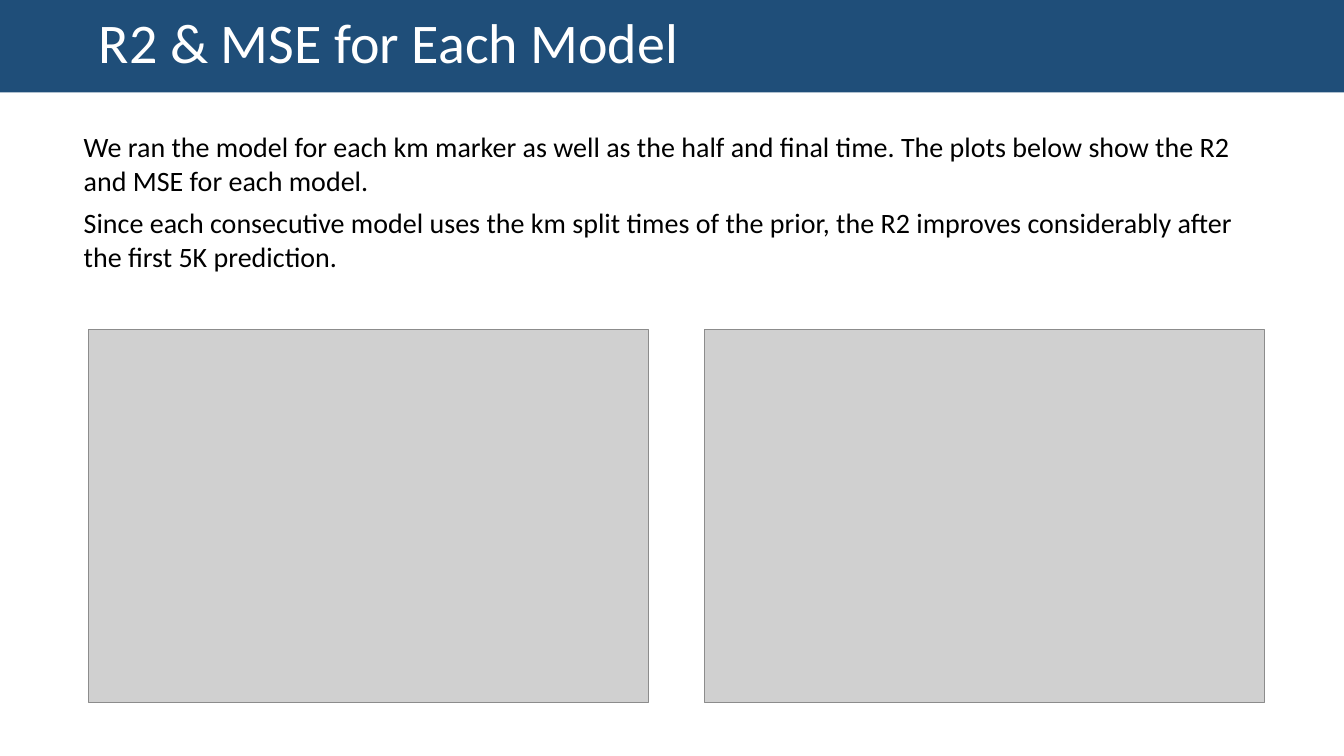
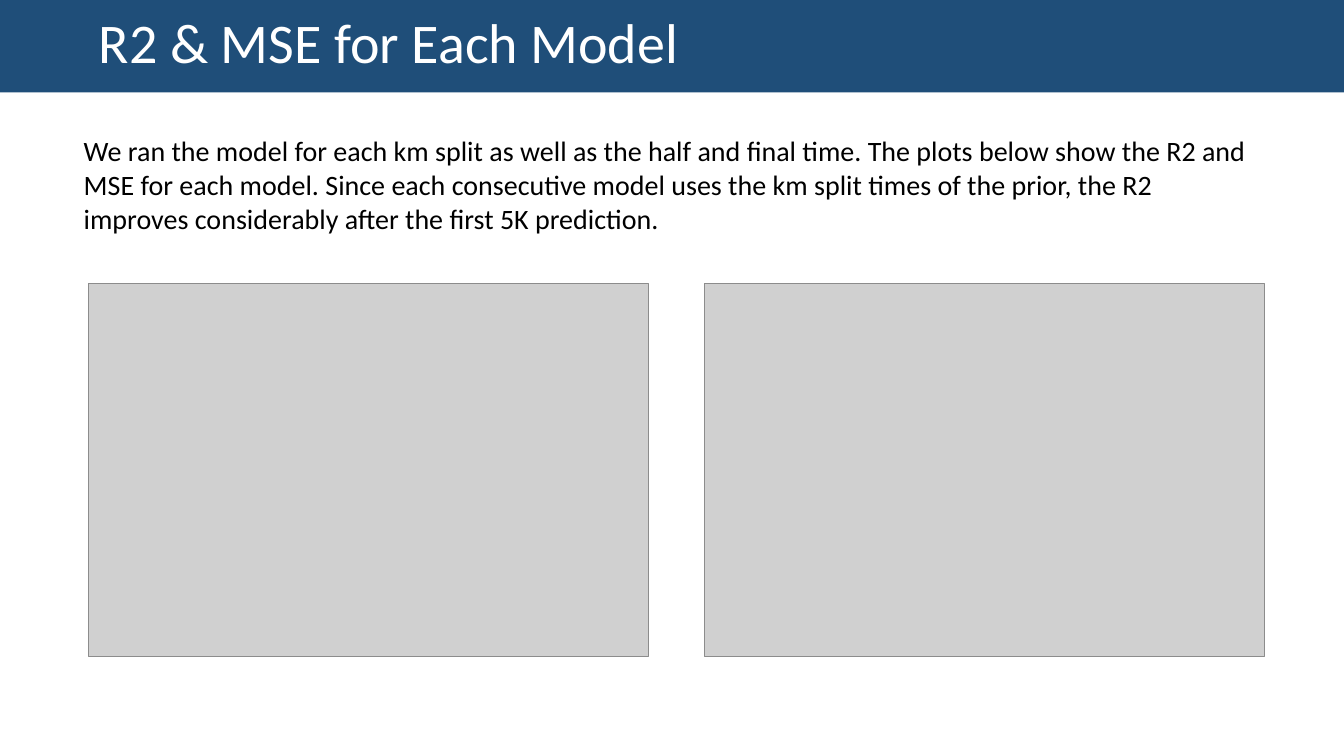
Before and after one commit to amcm29/MachineLearning_Marathon, a slide deck: slide 5 of slides/Project3_slides.pptx. Drawn at 1344x756 pixels with LibreOffice and Linux fonts; fonts in the diff are those of the drawing; grey boxes stand for pictures; background and template pictures are left out. Boxes give left, top, right and bottom in pixels: in the first picture for what was removed or moved away, otherwise in the second. Text is boxed around its words. In the diff, an @@ line names an element or a change of style, - is before the commit and + after.

Commit message:
updated powerpoint and slide images

```diff
--- a/slides/Project3_slides.pptx
+++ b/slides/Project3_slides.pptx
@@ text at [84, 141, 1245, 234]: text changed @@
-We ran the model for each km marker as well as the half and final time. The plots below show the R2 and MSE for each model.
-Since each consecutive model uses the km split times of the prior, the R2 improves considerably after the first 5K prediction.
+We ran the model for each km split as well as the half and final time. The plots below show the R2 and MSE for each model. Since each consecutive model uses the km split times of the prior, the R2 improves considerably after the first 5K prediction.
@@ picture: place and size @@
-picture at [89, 330, 648, 703]
+picture at [89, 284, 648, 657]
@@ picture: place and size @@
-picture at [705, 330, 1264, 703]
+picture at [705, 284, 1264, 657]
```
Also in this commit, not shown: 1 other slide changed, 4 other files.
